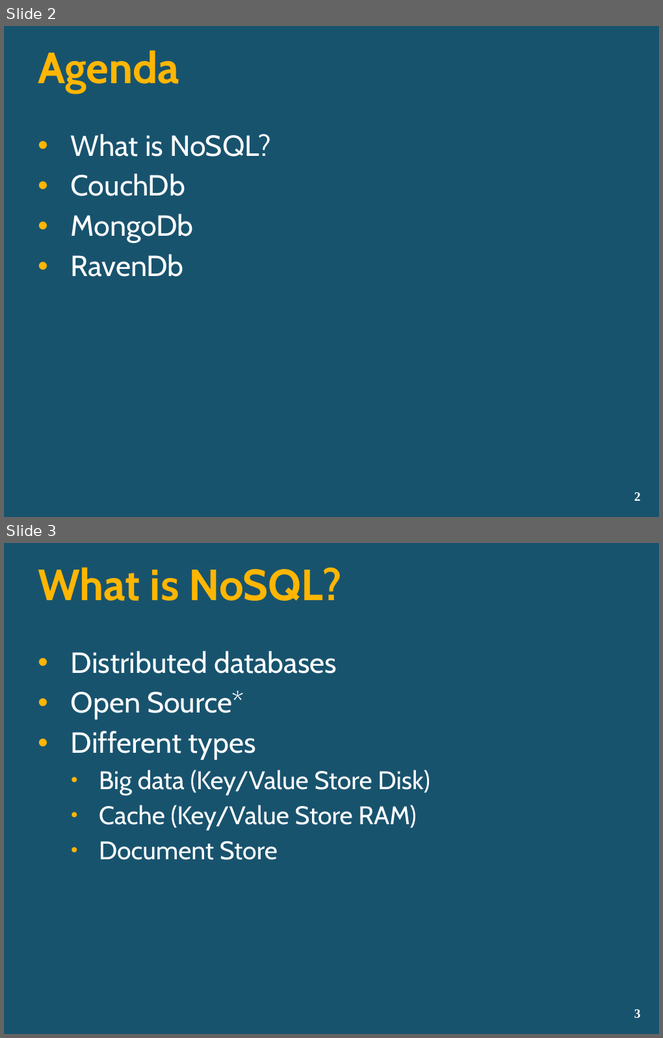
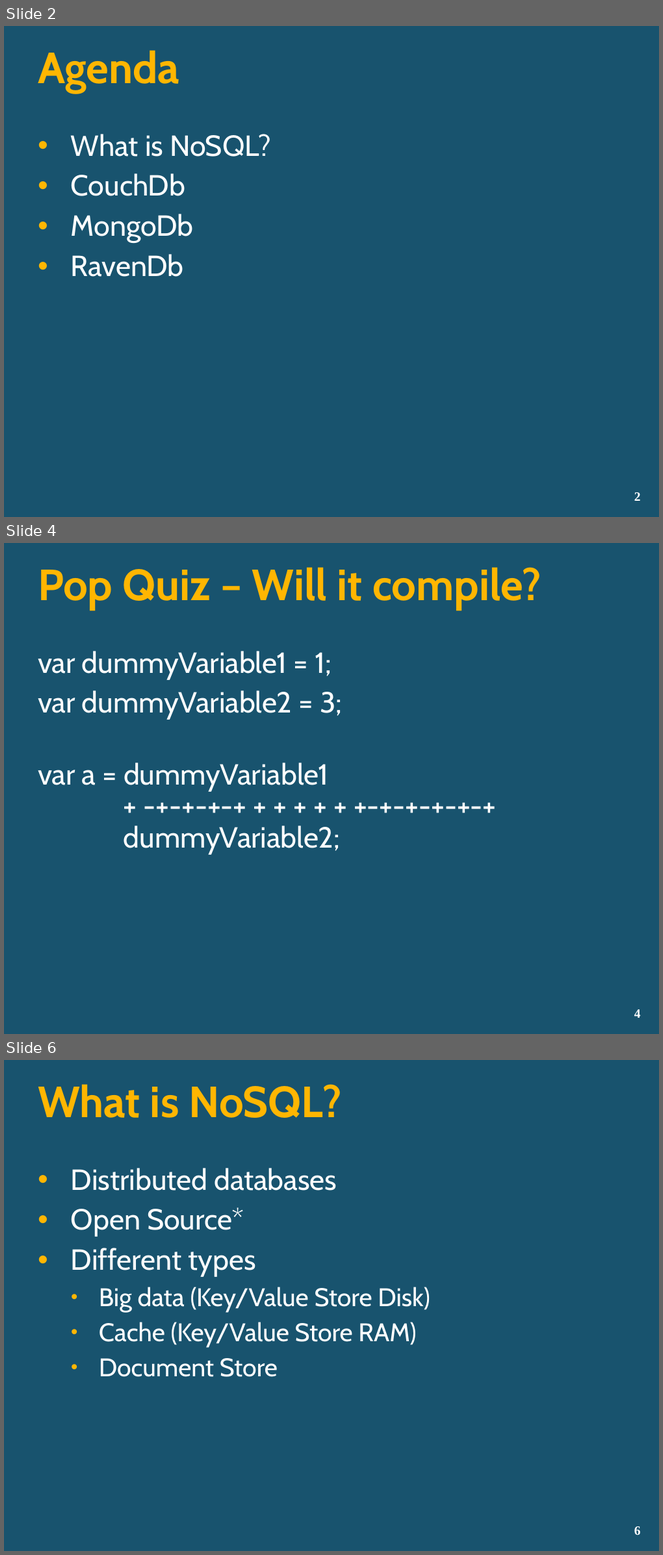
Before and after one commit to lozanotek/nosql, a slide deck: slides/NoSQL.pptx. Shown one above the other, each under a label of ours: slides 2 and 3 before the commit, slides 2, 4 and 6 after it; the slides between them are not shown. The pictures are 663x1038 and 663x1555 pixels, drawn with LibreOffice and Linux fonts; fonts in the diff are those of the drawing; background and template pictures are left out. Boxes give left, top, right and bottom in pixels: in the first picture for what was removed or moved away, otherwise in the second. Text is boxed around its words. In the diff, an @@ line names an element or a change of style, - is before the commit and + after.

```diff
--- a/slides/NoSQL.pptx
+++ b/slides/NoSQL.pptx
@@ slide 4 added at (4, 543, 659, 1034), background picture (left out) @@
@@ title added at (38, 567, 542, 610), 48 pt, text #FFB601, bold @@
+Pop Quiz – Will it compile?
@@ text added at (38, 651, 342, 854), 32 pt, text #FFFFFF @@
+var dummyVariable1 = 1;
+var dummyVariable2 = 3;
+var a = dummyVariable1
++ -+-+-+-+ + + + + + +-+-+-+-+-+
+dummyVariable2;
@@ page number added at (634, 1010, 641, 1018), 14 pt, text #FFFFFF, bold @@
+4
@@ what was slide 3 is now slide 6 @@
@@ page number at (634, 1527, 641, 1535): text changed @@
-3
+6
```
Also in this commit, not shown: 3 slides changed, 2 other slides added, 16 other files.
